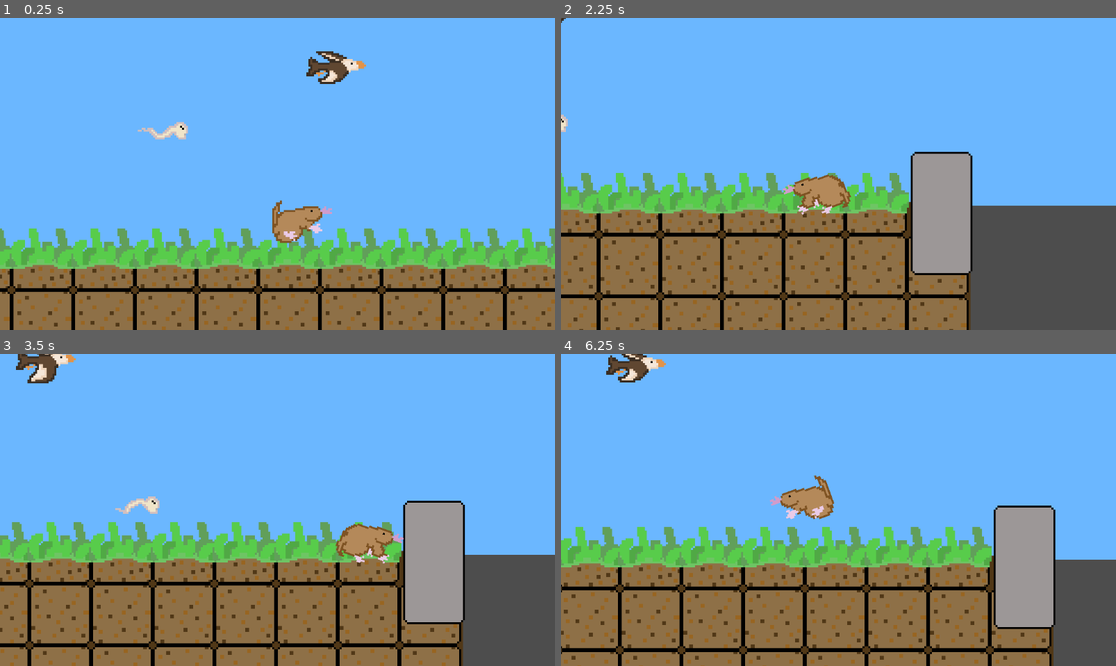
Above: before the commit, frames 1-4 (two rows, left to right).
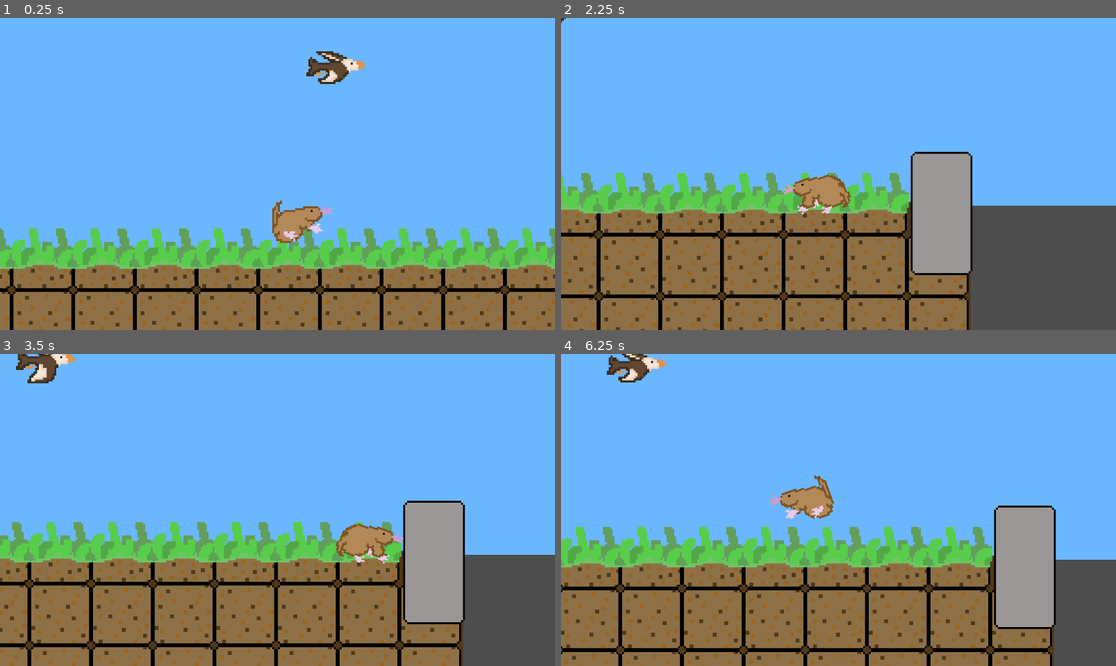
Above: after the commit, the same moments.

Repository: CanadianPS1/GameJam---Mole-Time
Game: Godot game, scene res://Scenes/game.tscn
The game is run twice, just before and just after one commit, with the same random seed, the same clock (stepped at 60 frames per second) and the same inputs.
Inputs:
- Up to frame 1 (0.25 s): no input
- Up to frame 2 (2.25 s): hold D (moveRight) 0.53-2.03 s; tap W (moveUp) at 0.77, 1.52 s; hold A (moveLeft) from 2.03 s (still down)
- Up to frame 3 (3.5 s): release A (moveLeft) at 2.78 s; hold D (moveRight) from 2.78 s (still down); tap W (moveUp) at 3.02 s
- Up to frame 4 (6.25 s): tap W (moveUp) at 3.77, 4.52, 6.02 s; release D (moveRight) at 4.28 s; hold A (moveLeft) 4.28-5.03 s; hold D (moveRight) 5.03-5.78 s; hold A (moveLeft) from 5.78 s (still down)

The runs differ from the first frame. In frame 1, 0.3% of the frame differs, in the area x 24-34%, y 33-39%; in frame 2, less than 0.1%; in frame 3, 0.2%; in frame 4, 2.2%, in the area x 0-90%, y 0-100%.

Commit message:
updated worm logic

Diff:
--- a/molegame/Scenes/game.tscn
+++ b/molegame/Scenes/game.tscn
@@ -189,7 +189,7 @@
 layer_0/tile_data = PackedInt32Array(-1376296, 65536, 0, -1310760, 65536, 0, -1245224, 65536, 0, -1179688, 65536, 0, -1 …(33679 unchanged characters)…
 
 [node name="Worm" parent="." instance=ExtResource("3_wrm1d")]
-position = Vector2(-70, -58)
+position = Vector2(-146, 87)
 
 [node name="bird" parent="." instance=ExtResource("4_3dryh")]
 position = Vector2(34, -91)
--- a/molegame/scripts/bird.gd
+++ b/molegame/scripts/bird.gd
@@ -7,5 +7,3 @@
 
 	if has_node("HitBox"):
 		pass
-	else:
-		print("no hitbox :P")
--- a/molegame/scripts/player.gd
+++ b/molegame/scripts/player.gd
@@ -99,7 +99,6 @@
 
 func _on_worm_timer_timeout():
 	if speed > 0:
-		print("ur speed decreased")
 		hit_by_worm()
 	else:
 		speed = 0
--- a/molegame/scripts/worm.gd
+++ b/molegame/scripts/worm.gd
@@ -11,27 +11,26 @@
 
 	if has_node("HitBox"):
 		$HitBox.body_entered.connect(_on_hit_box_body_entered)
-	else:
-		print("no hitbox :P")
 
 func _process(delta):
-	var direction = (player.global_position - global_position).normalized()
 
-	global_position += direction * speed * delta
+	#only move if the player is currently digging
+	#CAN place worms outsize of the dirt but, just don't and it'll be ok
+	if(player.isDigging):
+		var direction = (player.global_position - global_position).normalized()
 
-	if direction.x >= 0:
-		$AnimatedSprite2D.flip_h = true
-	else:
-		$AnimatedSprite2D.flip_h = false
+		global_position += direction * speed * delta
+
+		if direction.x >= 0:
+			$AnimatedSprite2D.flip_h = true
+		else:
+			$AnimatedSprite2D.flip_h = false
+
 
 
 func _on_hit_box_body_entered(body):
 
-	print("hit detected on", body.name)
-
 	if body.has_method("add_worm"):
 		body.add_worm()
-	else:
-		print("lol loser")
 
 	queue_free()
